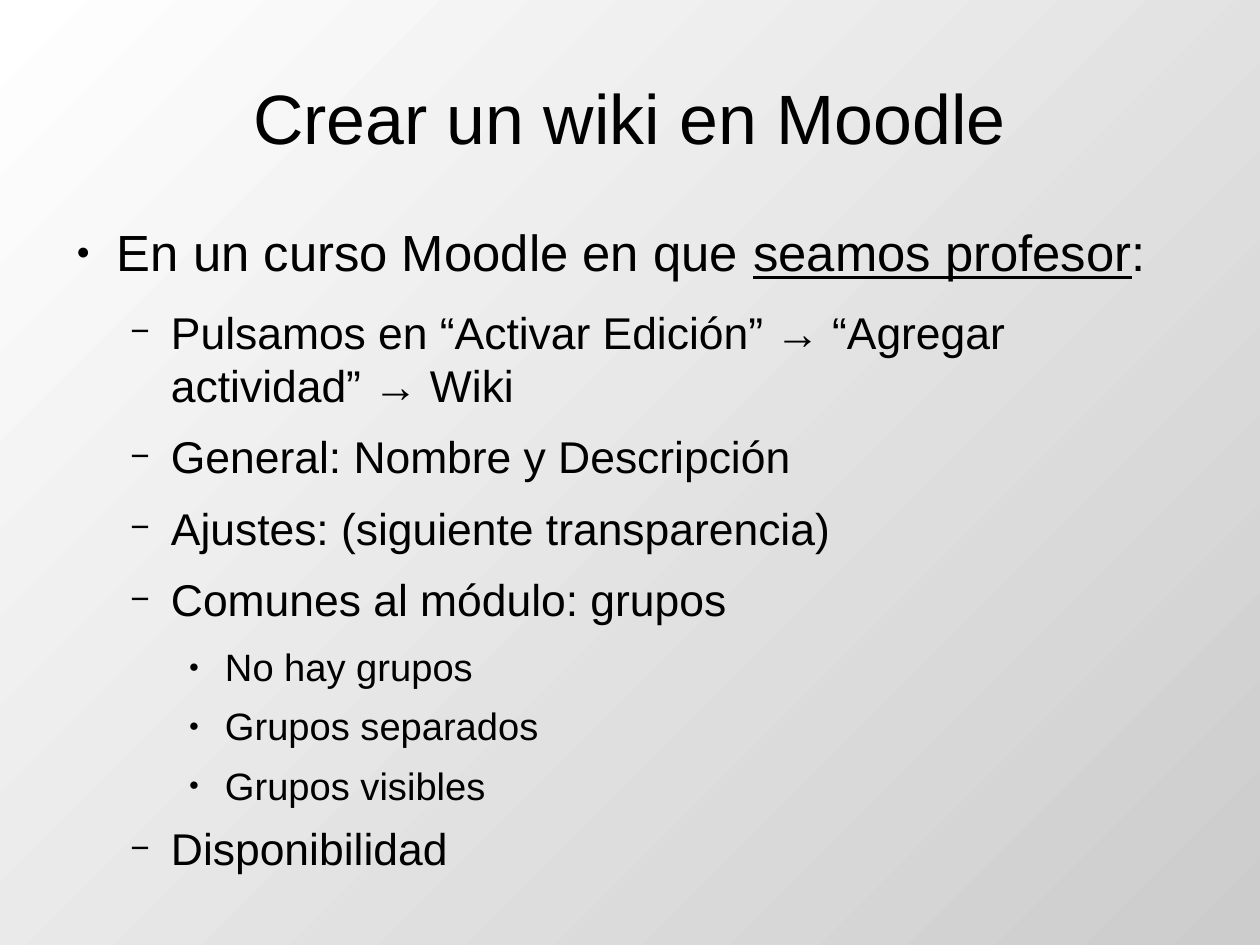
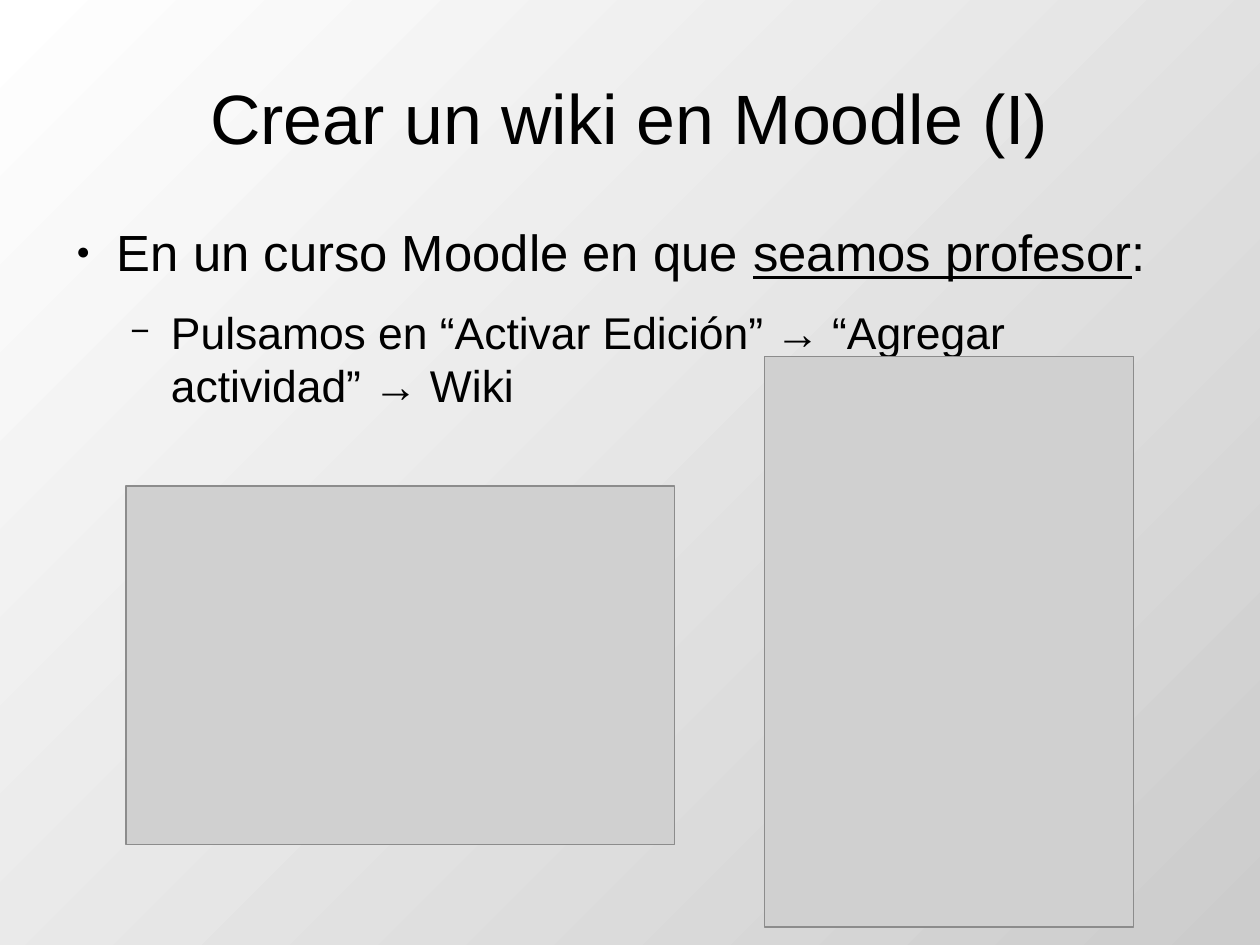
Before and after one commit to DrPantera/wikis4education, a slide deck: slide 4 of uca-2013_07/tema-3-WikisEnMoodle.odp. Drawn at 1260x945 pixels with LibreOffice and Linux fonts; fonts in the diff are those of the drawing; grey boxes stand for pictures. Boxes give left, top, right and bottom in pixels: in the first picture for what was removed or moved away, otherwise in the second. Text is boxed around its words. In the diff, an @@ line names an element or a change of style, - is before the commit and + after.

```diff
--- a/uca-2013_07/tema-3-WikisEnMoodle.odp
+++ b/uca-2013_07/tema-3-WikisEnMoodle.odp
@@ title at box(210, 93, 1048, 157): text changed @@
-Crear un wiki en Moodle
+Crear un wiki en Moodle (I)
@@ picture added at box(765, 357, 1134, 927) @@
@@ text at box(171, 440, 830, 808): paragraphs removed @@
-  − General: Nombre y Descripción
-  − Ajustes: (siguiente transparencia)
-  − Comunes al módulo: grupos
-    ● No hay grupos
-    ● Grupos separados
-    ● Grupos visibles
-  − Disponibilidad
@@ picture added at box(126, 486, 675, 845) @@
```
Also in this commit, not shown: 2 other slides changed, 17 slides added, 3 slides removed.
